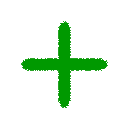
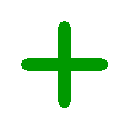
Layer changes from the first 128x128 image to the second:
added layer "Ebene 1 Kopie" (dissolve) above "Ebene 1" over (21, 21, 108, 108)
painted on "Ebene 1" over (21, 21, 108, 108)
